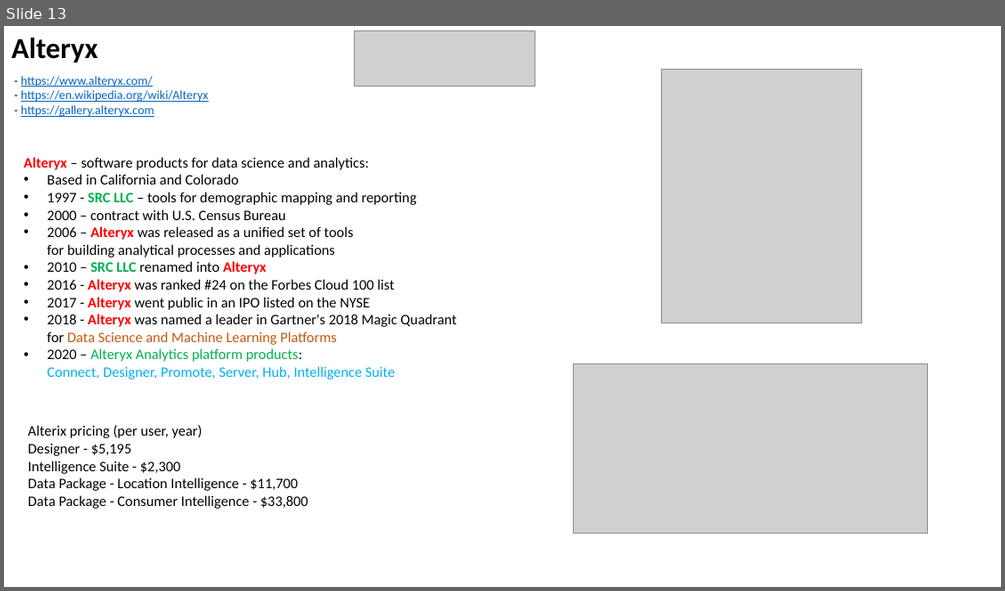
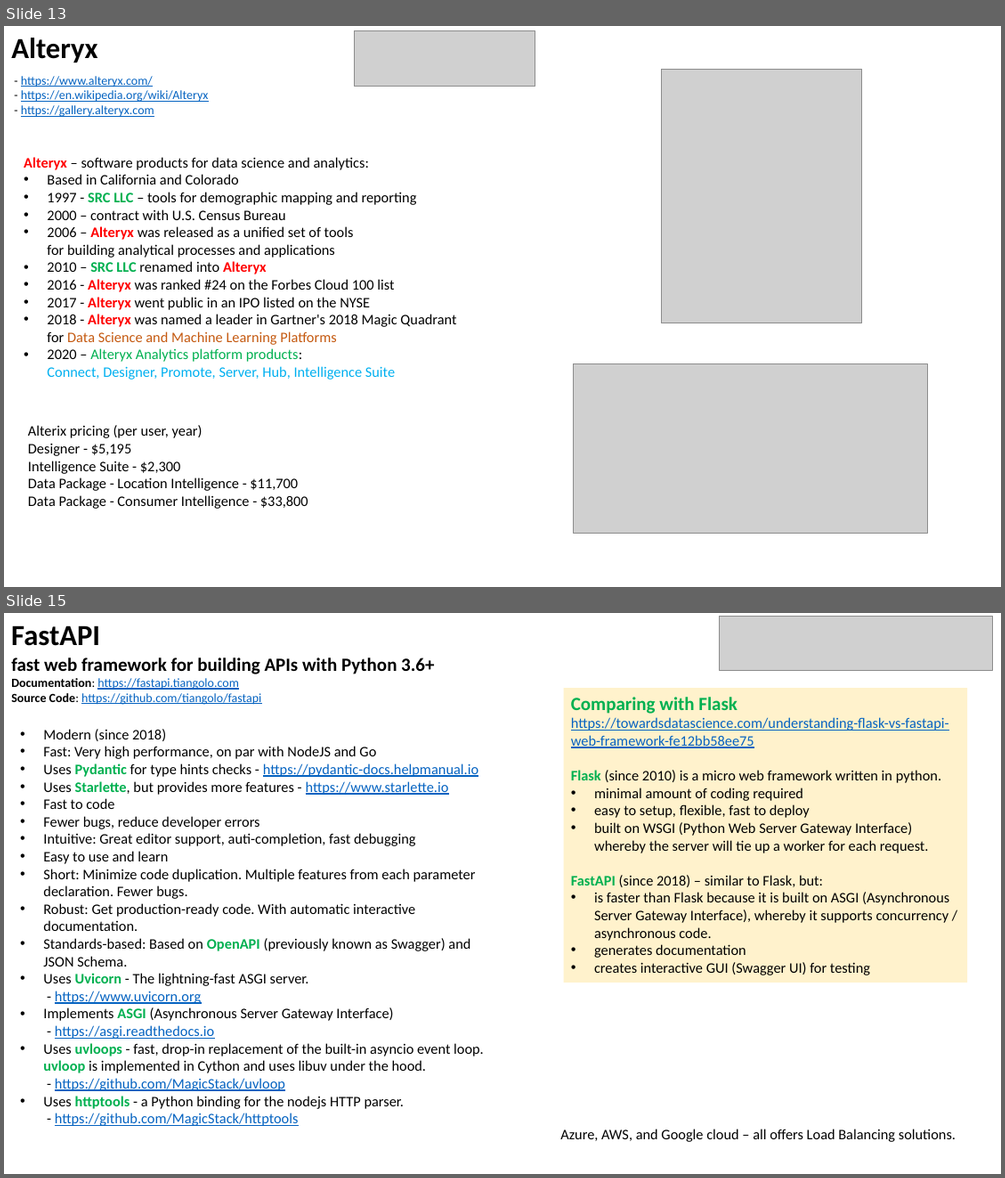
Before and after one commit to lselector/data_architect, a slide deck: DA_13_miscellaneous.pptx. Shown one above the other, each under a label of ours: slide 13 before the commit, slides 13 and 15 after it; the slides between them are not shown. The pictures are 1005x591 and 1005x1178 pixels, drawn with LibreOffice and Linux fonts; fonts in the diff are those of the drawing; grey boxes stand for pictures. Boxes give left, top, right and bottom in pixels: in the first picture for what was removed or moved away, otherwise in the second. Text is boxed around its words. In the diff, an @@ line names an element or a change of style, - is before the commit and + after.

```diff
--- a/DA_13_miscellaneous.pptx
+++ b/DA_13_miscellaneous.pptx
@@ slide 15 added at box(4, 613, 1001, 1174), background #FFFFFF @@
@@ text added at box(11, 625, 100, 646), 28 pt, text #000000, bold @@
+FastAPI
@@ picture added at box(719, 617, 992, 671) @@
@@ text added at box(11, 657, 434, 705), 12 pt, text #000000, bold @@
+fast web framework for building APIs with Python 3.6+
+Documentation: https://fastapi.tiangolo.com
+Source Code: https://github.com/tiangolo/fastapi
@@ rectangle added at box(563, 688, 967, 982), fill #FFF2CC, 14 pt, text #000000 @@
+Comparing with Flask
+https://towardsdatascience.com/understanding-flask-vs-fastapi-web-framework-fe12bb58ee75
+Flask (since 2010) is a micro web framework written in python.
+• minimal amount of coding required
+• easy to setup, flexible, fast to deploy
+• built on WSGI (Python Web Server Gateway Interface)
+  whereby the server will tie up a worker for each request.
+FastAPI (since 2018) – similar to Flask, but:
+• is faster than Flask because it is built on ASGI (Asynchronous Server Gateway Interface), whereby it supports concurrency / asynchronous code.
+• generates documentation
+• creates interactive GUI (Swagger UI) for testing
@@ text added at box(43, 729, 484, 1126), 14 pt, text #000000 @@
+• Modern (since 2018)
+• Fast: Very high performance, on par with NodeJS and Go
+• Uses Pydantic for type hints checks - https://pydantic-docs.helpmanual.io
+• Uses Starlette, but provides more features - https://www.starlette.io
+• Fast to code
+• Fewer bugs, reduce developer errors
+• Intuitive: Great editor support, auti-completion, fast debugging
+• Easy to use and learn
+• Short: Minimize code duplication. Multiple features from each parameter declaration. Fewer bugs.
+• Robust: Get production-ready code. With automatic interactive documentation.
+• Standards-based: Based on OpenAPI (previously known as Swagger) and JSON Schema.
+• Uses Uvicorn - The lightning-fast ASGI server.
+  - https://www.uvicorn.org
+• Implements ASGI (Asynchronous Server Gateway Interface)
+  - https://asgi.readthedocs.io
+• Uses uvloops - fast, drop-in replacement of the built-in asyncio event loop.
+  uvloop is implemented in Cython and uses libuv under the hood.
+  - https://github.com/MagicStack/uvloop
+• Uses httptools - a Python binding for the nodejs HTTP parser.
+  - https://github.com/MagicStack/httptools
@@ text added at box(560, 1128, 955, 1142), 14 pt, text #000000 @@
+Azure, AWS, and Google cloud – all offers Load Balancing solutions.
```
Also in this commit, not shown: 1 other slide added.
